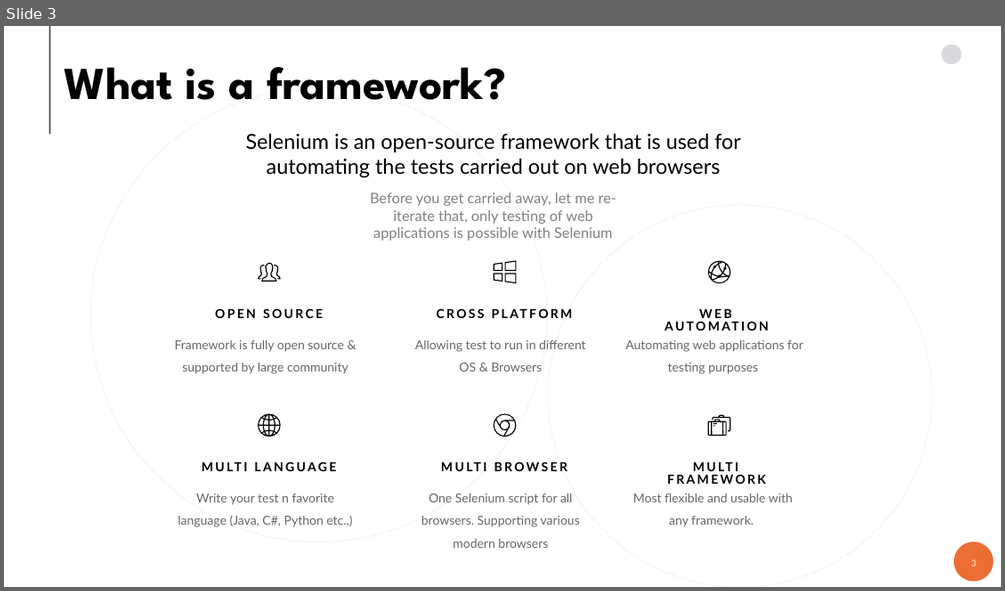
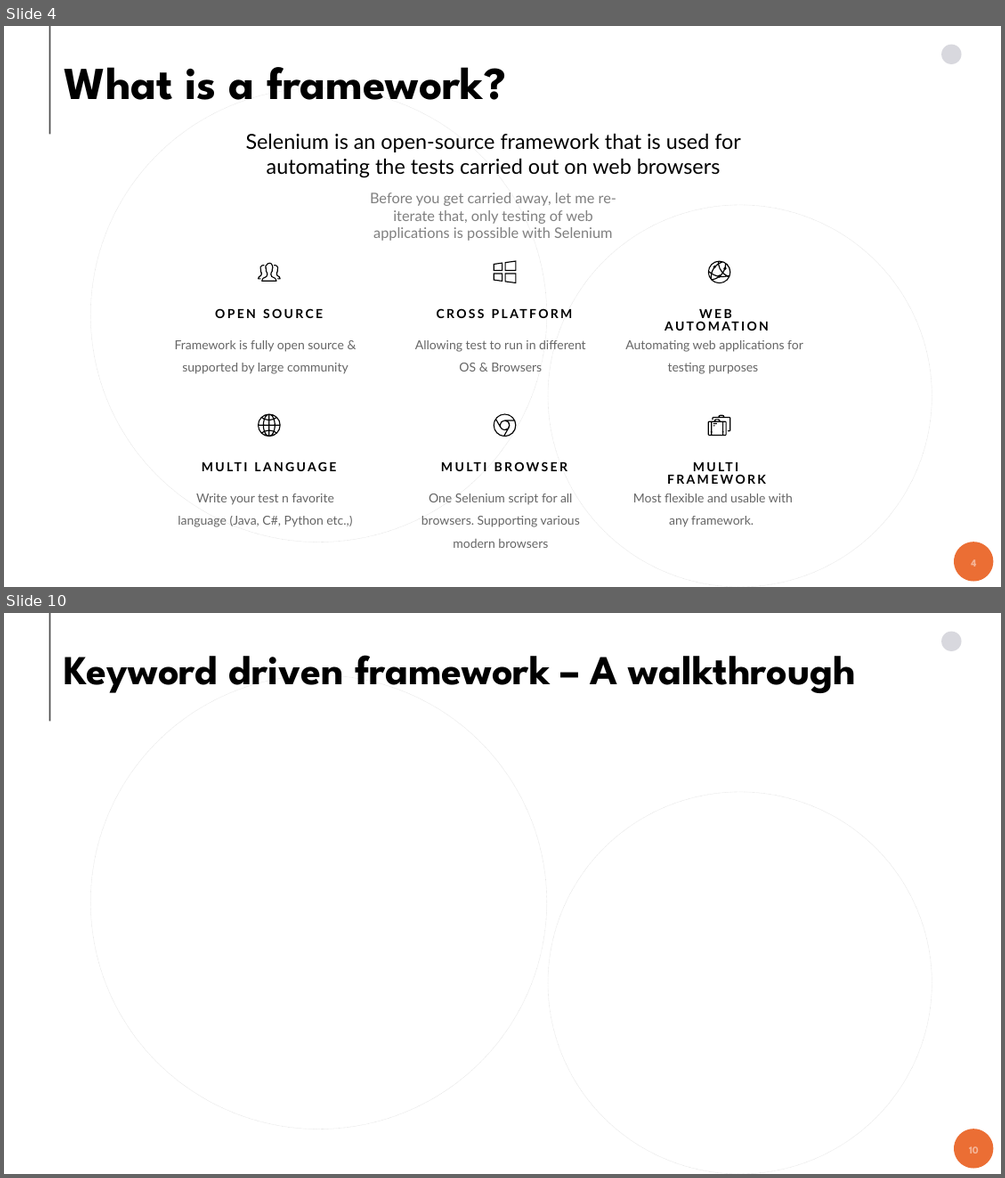
Before and after one commit to ashwinbalajiks/pragra-docs, a slide deck: TestAutomationFramework/TestingAutomationFramework.pptx. Shown one above the other, each under a label of ours: slide 3 before the commit, slides 4 and 10 after it; the slides between them are not shown. The pictures are 1005x591 and 1005x1178 pixels, drawn with LibreOffice and Linux fonts; fonts in the diff are those of the drawing; background and template pictures are left out. Boxes give left, top, right and bottom in pixels: in the first picture for what was removed or moved away, otherwise in the second. Text is boxed around its words. In the diff, an @@ line names an element or a change of style, - is before the commit and + after.

Commit message:
Update Test Automation frameworks deck

```diff
--- a/TestAutomationFramework/TestingAutomationFramework.pptx
+++ b/TestAutomationFramework/TestingAutomationFramework.pptx
@@ slide 10 added at <box>4,613,1001,1174</box>, background #FFFFFF; not listed: 6 template elements that a slide beside it also shows @@
@@ title added at <box>64,655,856,693</box>, 39.6 pt, text #000000, bold @@
+Keyword driven framework – A walkthrough
@@ what was slide 3 is now slide 4 @@
@@ page number at <box>971,559,976,566</box>: text changed @@
-3
+4
```
Also in this commit, not shown: 7 other slides added.
